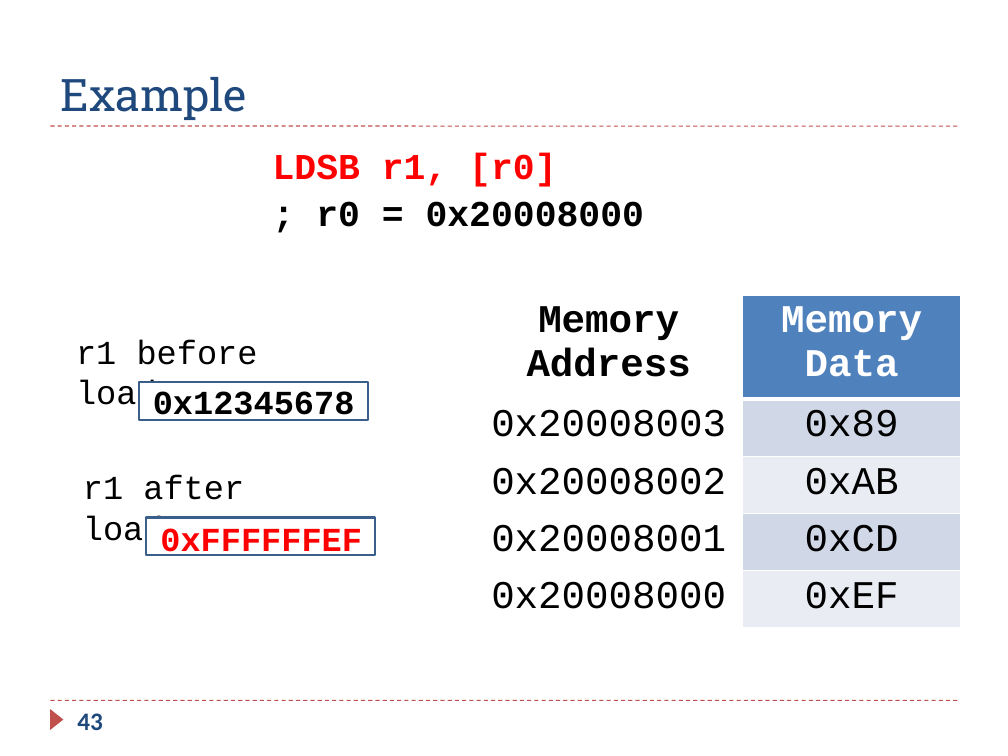
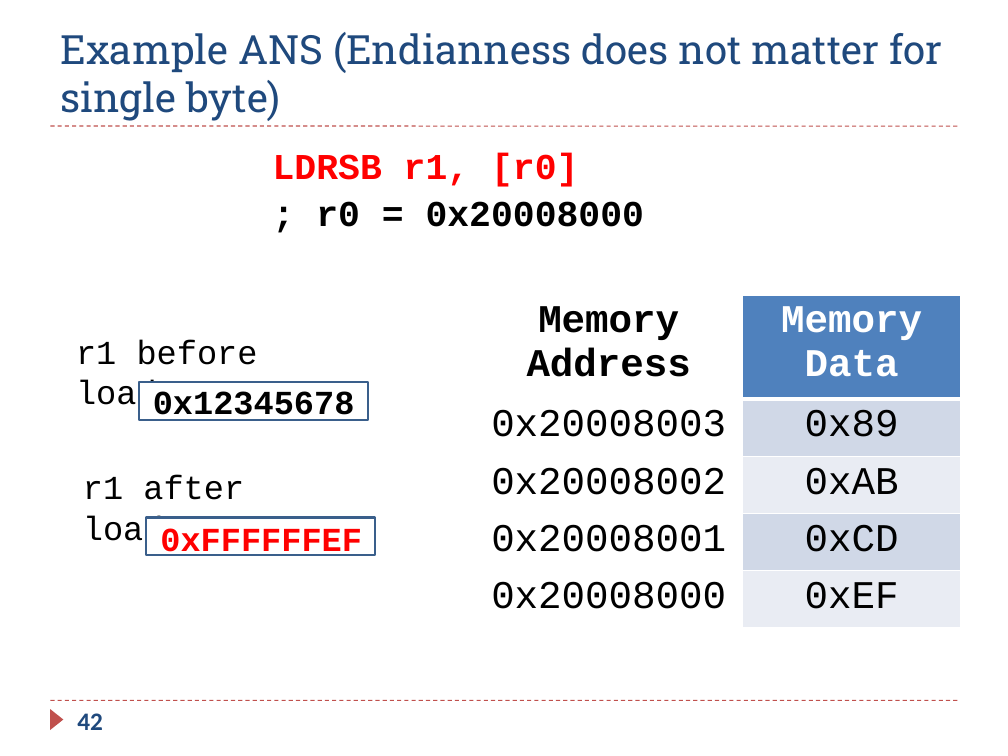
Before and after one commit to guhofstra/CSC111Fa25, a slide deck: slide 42 of PPTs/Ch5 ARM Load Store.pptx (slide 43 before the commit). Drawn at 1008x756 pixels with LibreOffice and Linux fonts; fonts in the diff are those of the drawing. Boxes give left, top, right and bottom in pixels: in the first picture for what was removed or moved away, otherwise in the second. Text is boxed around its words. In the diff, an @@ line names an element or a change of style, - is before the commit and + after.

```diff
--- a/PPTs/Ch5 ARM Load Store.pptx
+++ b/PPTs/Ch5 ARM Load Store.pptx
@@ title at [61, 32, 942, 121]: text changed; size 32 to 28.8 pt @@
-Example
+Example ANS (Endianness does not matter for single byte)
@@ text at [273, 153, 578, 187]: text changed @@
-LDSB r1, [r0]
+LDRSB r1, [r0]
@@ page number at [77, 713, 103, 730]: text changed @@
-43
+42
```
Also in this commit, not shown: 17 other slides changed, 5 slides removed, 12 other files.
